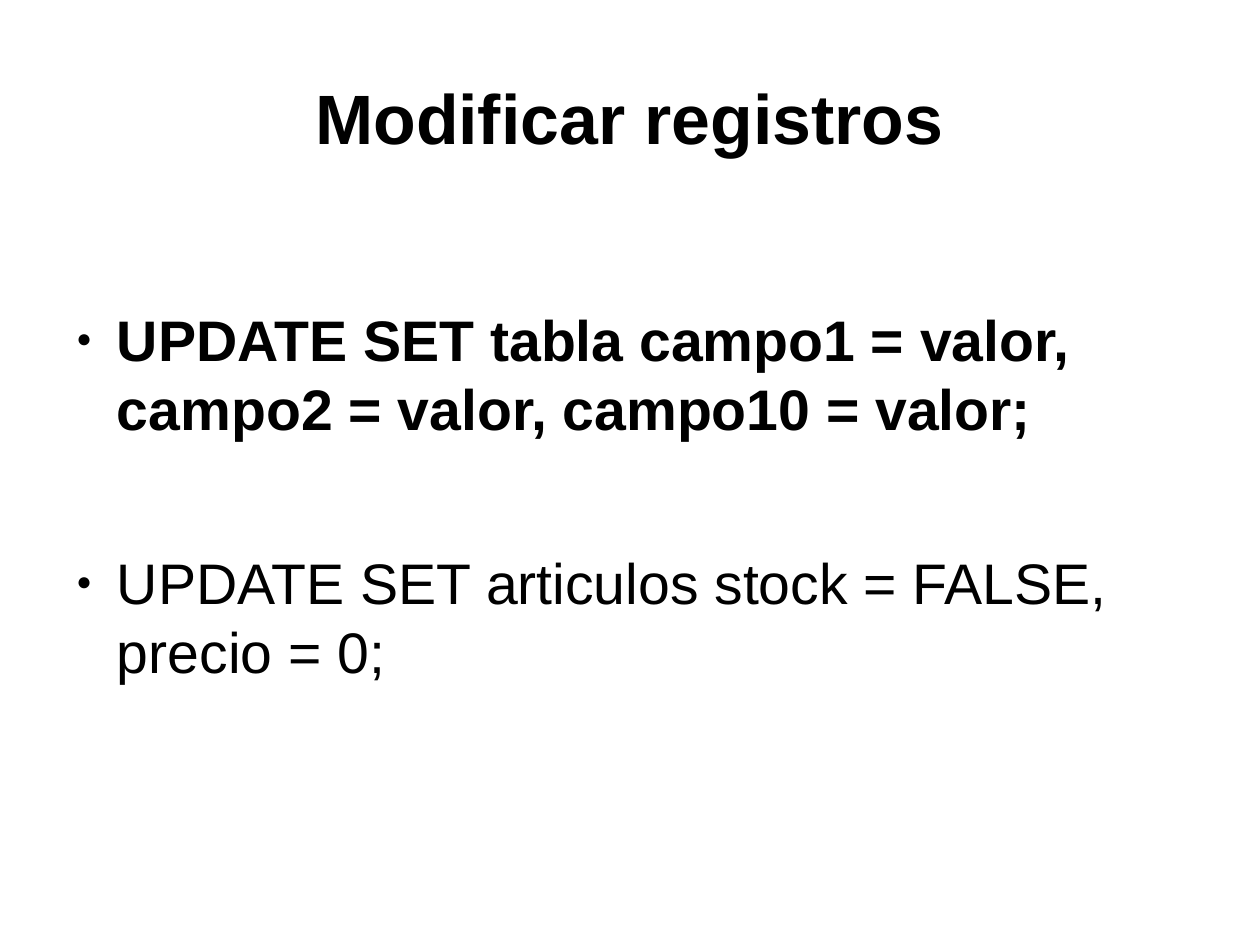
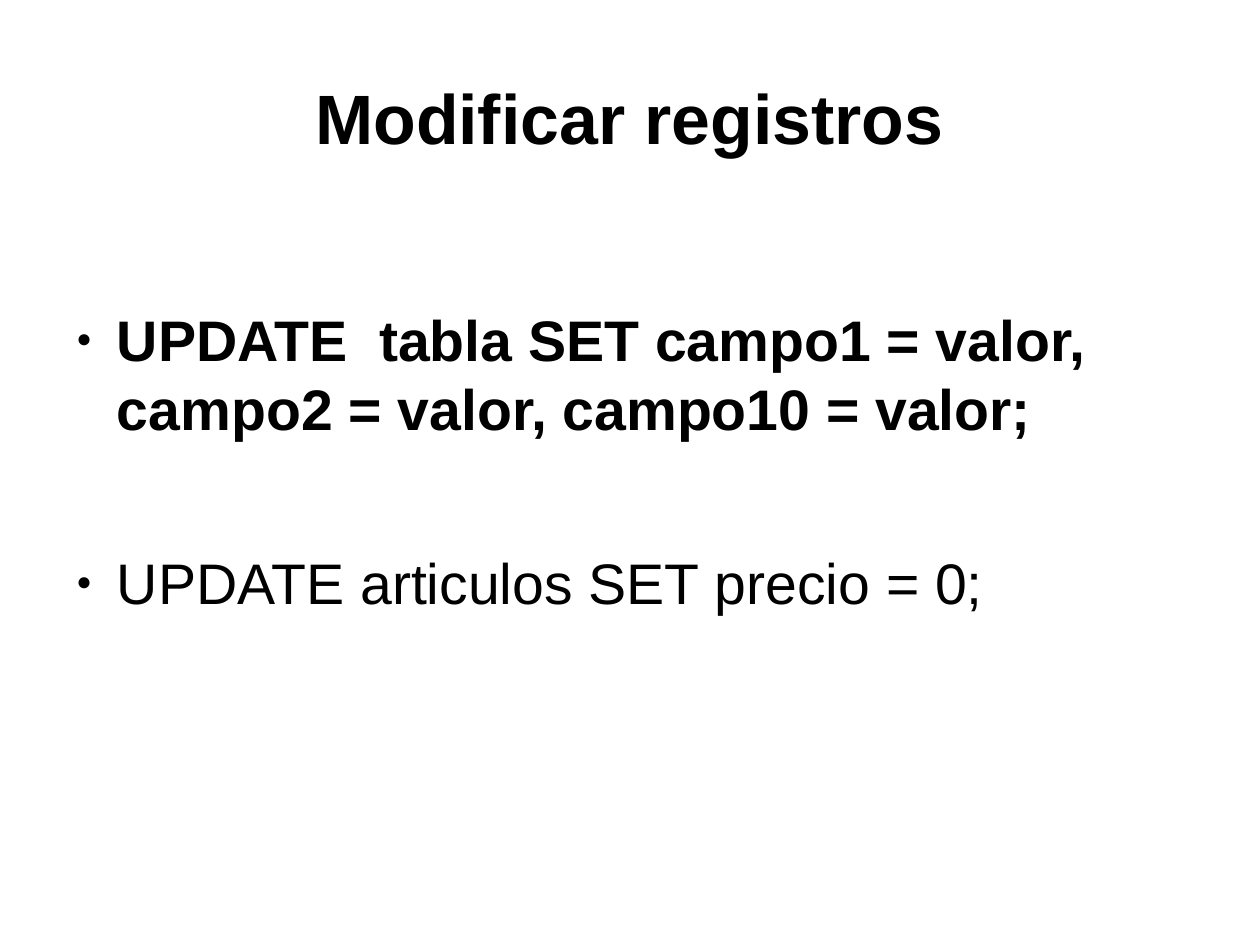
Before and after one commit to javacasm/CursoPythonCompleto, a slide deck: slide 40 of Base_de_Datos/BaseDeDatosPython.odp. Drawn at 1260x945 pixels with LibreOffice and Linux fonts; fonts in the diff are those of the drawing. Boxes give left, top, right and bottom in pixels: in the first picture for what was removed or moved away, otherwise in the second. Text is boxed around its words. In the diff, an @@ line names an element or a change of style, - is before the commit and + after.

```diff
--- a/Base_de_Datos/BaseDeDatosPython.odp
+++ b/Base_de_Datos/BaseDeDatosPython.odp
@@ text at <box>117,319,1085,615</box>: text changed @@
-● UPDATE SET tabla campo1 = valor, campo2 = valor, campo10 = valor;
-● UPDATE SET articulos stock = FALSE, precio = 0;
+● UPDATE tabla SET campo1 = valor, campo2 = valor, campo10 = valor;
+● UPDATE articulos SET precio = 0;
```
Also in this commit, not shown: 17 other slides changed, 4 other files.
